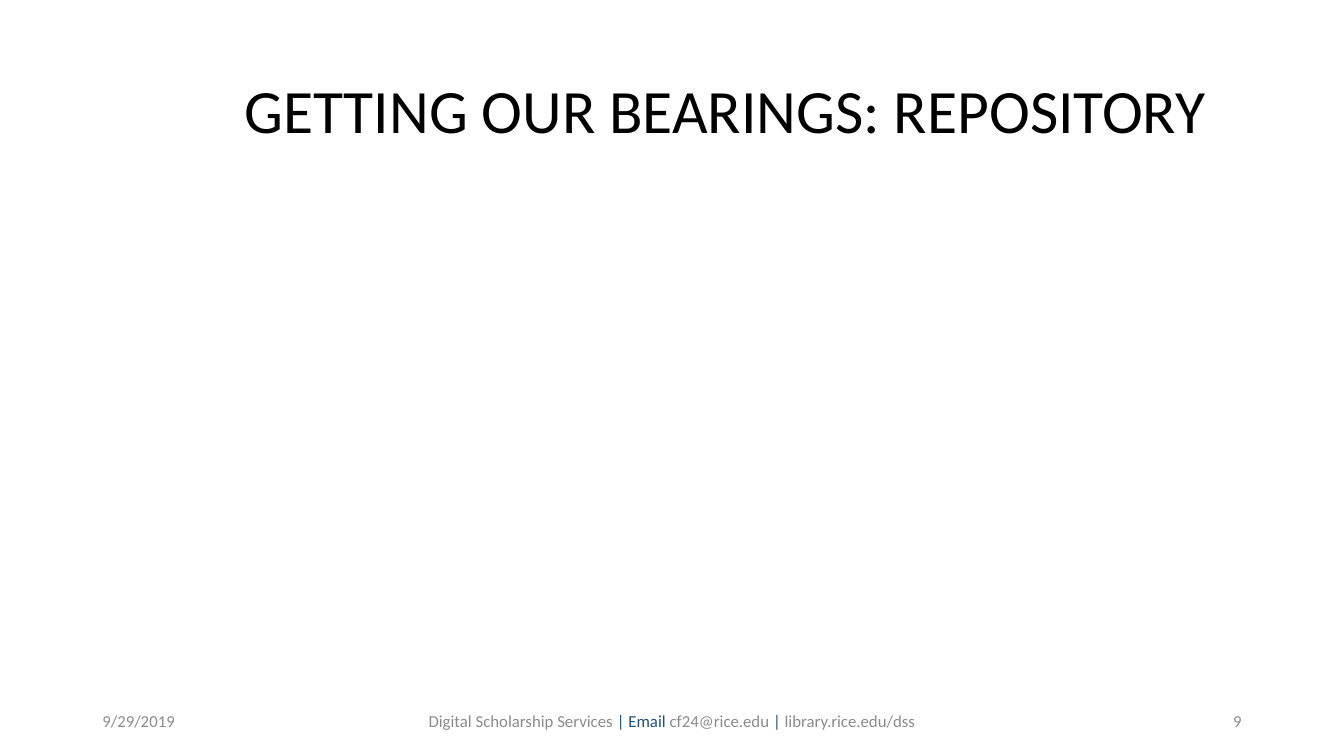
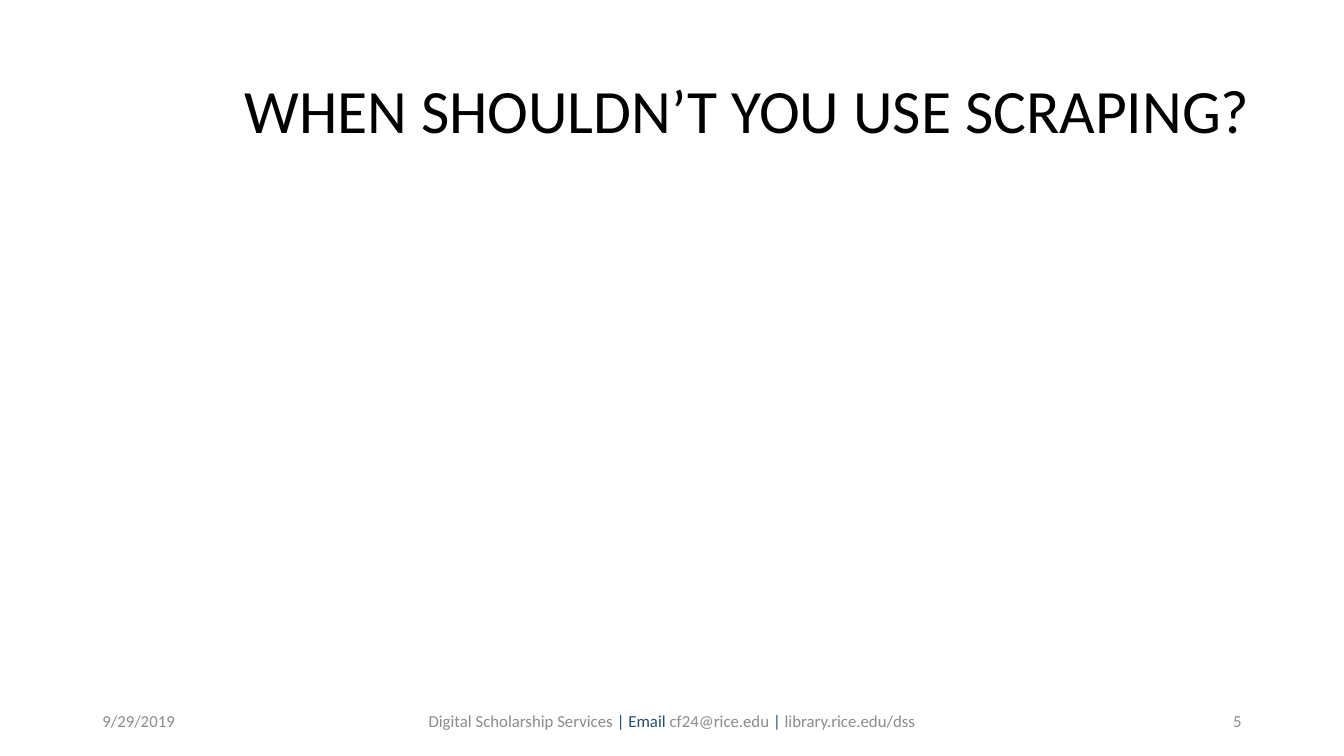
Before and after one commit to bakitybacon/rice-data-and-donuts, a slide deck: slide 5 of webscraping/Web Scraping in Python.pptx (slide 9 before the commit). Drawn at 1344x756 pixels with LibreOffice and Linux fonts; fonts in the diff are those of the drawing; background and template pictures are left out. Boxes give left, top, right and bottom in pixels: in the first picture for what was removed or moved away, otherwise in the second. Text is boxed around its words. In the diff, an @@ line names an element or a change of style, - is before the commit and + after.

```diff
--- a/webscraping/Web Scraping in Python.pptx
+++ b/webscraping/Web Scraping in Python.pptx
@@ text at (244,90,1249,134): text changed @@
-GETTING OUR BEARINGS: REPOSITORY
+WHEN SHOULDN’T YOU USE SCRAPING?
@@ page number at (1233,716,1241,727): text changed @@
-9
+5
```
Also in this commit, not shown: 9 other slides changed, 3 slides added, 60 slides removed.
